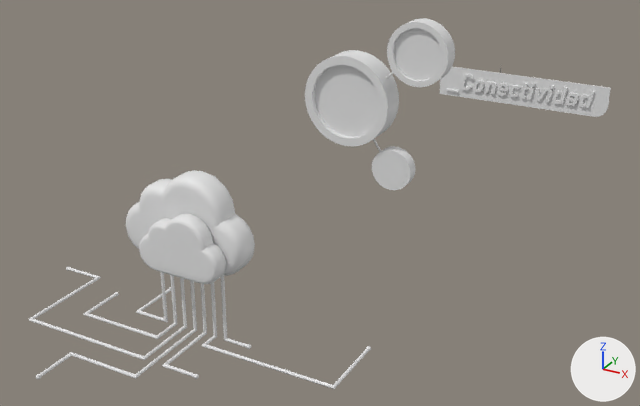
Before and after pictures for a commit that changed the glTF model COMPX.gltf.
Both versions are drawn from a camera (50 mm lens) standing at (11.0, -31.3, 7.3) and looking at (0.1, -11.4, -2.6). Arrows for +X, +Y and +Z are at lower right; the lights stay in place. Where no turn or scale is listed for an object, it has been applied to the vertices.
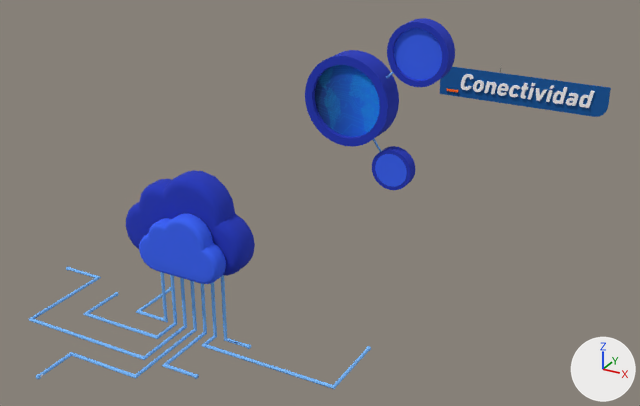
Pixel boxes [x1, y1, x2, y2] of what changed, in the pictures (640 x 406 px):
'object_15', recoloured (grey to blue): [28, 170, 371, 389] in both
'object_9.001', recoloured (grey to blue): [305, 18, 455, 190] in both
'object_16', recoloured (grey to blue): [439, 67, 611, 117] in both

The change, as a diff of the scene's bpy script:
```diff
--- a/COMPX.gltf.py
+++ b/COMPX.gltf.py
@@ img_techbl_1_png @@
+img_techbl_1_png = load_image('TECHBL~1.PNG', 'TECHBL~1.PNG.png', 1500, 1149, 'sRGB')
@@ img_techbl_1 @@
+img_techbl_1 = load_image('TECHBL~1', 'TECHBL~1.png', 1500, 1149, 'sRGB')
@@ mat_tech_blue_001 @@
+mat_tech_blue_001 = principled_material('TECH_BLUE.001')
+mat_tech_blue_001.texture = img_techbl_1_png
+mat_tech_blue_001.roughness = 1.0
@@ mat_tech_blue @@
+mat_tech_blue = principled_material('TECH_BLUE')
+mat_tech_blue.texture = img_techbl_1
+mat_tech_blue.roughness = 1.0
@@ me_object_15 @@
 me_object_15.from_pydata(...)  # 3023 vertices, 5982 faces; spans x -4.62..3.97, y -20.54..-16.07, z -5.1..-1.16
+me_object_15.materials.append(mat_tech_blue)  # picture img_techbl_1
@@ me_object_16 @@
 me_object_16.from_pydata(...)  # 3452 vertices, 6860 faces; spans x -2.94..2.91, y -0.07..0.03, z -0.52..0.52
+me_object_16.materials.append(mat_colors)  # picture img_colors
@@ me_object_9_001 @@
 me_object_9_001.from_pydata(...)  # 660 vertices, 1108 faces; spans x -2.36..2.25, y -8.0..-7.17, z -3.51..1.86
+me_object_9_001.materials.append(mat_tech_blue_001)  # picture img_techbl_1_png
```
